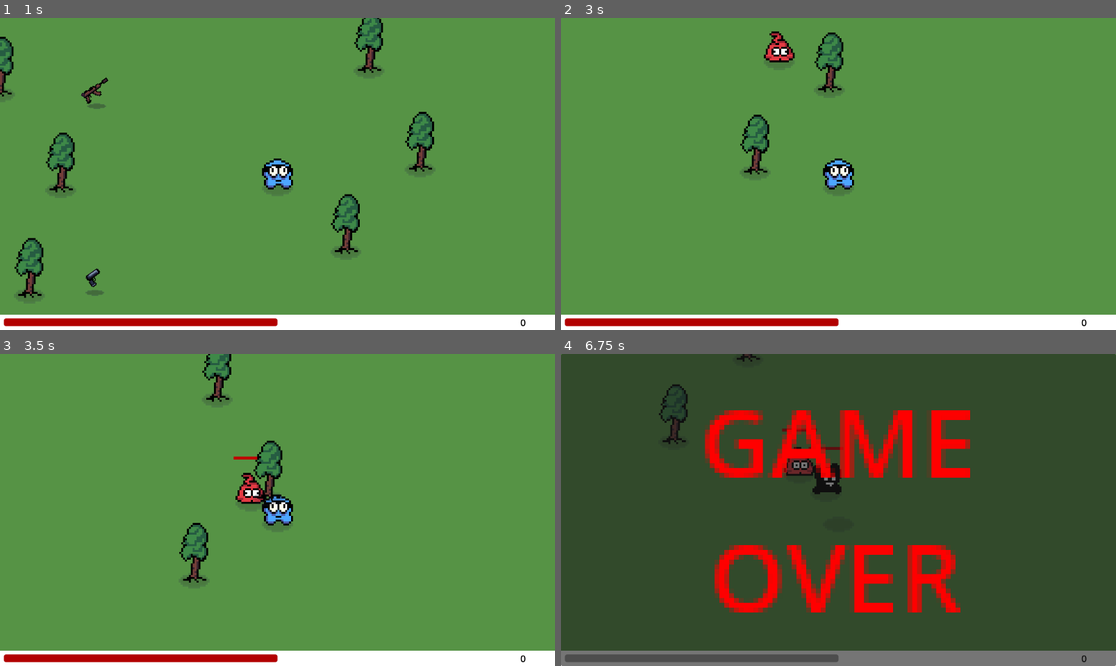
Above: before the commit, frames 1-4 (two rows, left to right).
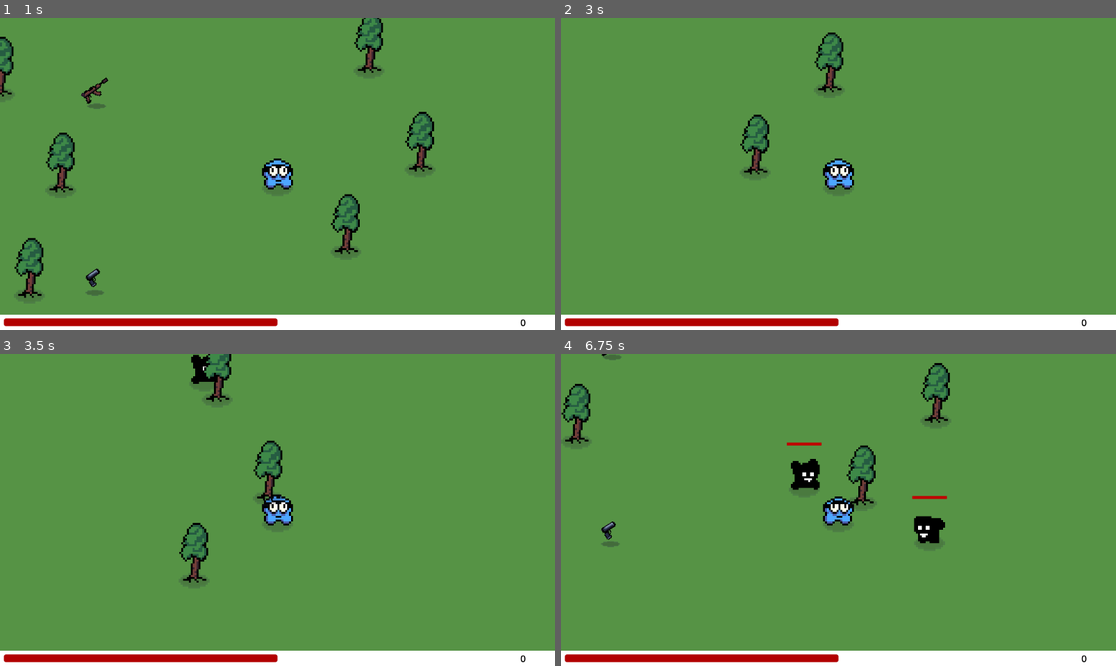
Above: after the commit, the same moments.

Repository: MicCode/zbra-survivors
Game: Godot game, scene res://game.tscn
Two runs of this game, one before a commit and one after it. Both use one fixed random seed, a clock stepped at 60 frames per second and the inputs below.
Inputs (mouse positions are in pixels of both pictures, inside the frame that each line leads up to):
- Up to frame 1 (1 s): move the mouse to (399, 158) at 0.52 s; hold D (move_right) from 0.53 s (still down); hold E (grab) from 0.53 s (still down)
- Up to frame 2 (3 s): move the mouse to (727, 189) at 1.27 s; release D (move_right) at 1.28 s; release E (grab) at 1.28 s; hold S (move_down) 1.28-2.03 s; click (727, 189) at 1.35 s; tap E (grab) at 1.55, 2.85 s; move the mouse to (894, 105) at 2.02 s; hold D (move_right) 2.03-2.78 s; hold E (grab) 2.03-2.78 s; move the mouse to (810, 236) at 2.77 s; hold W (move_up) from 2.78 s (still down)
- Up to frame 3 (3.5 s): keep holding W (move_up)
- Up to frame 4 (6.75 s): move the mouse to (1005, 556) at 3.52 s; release W (move_up) at 3.53 s; press the mouse at (1005, 556) at 3.53 s; hold A (move_left) 3.53-5.03 s; tap E (grab) at 3.8, 4.35, 6.05 s; move the mouse to (672, 463) at 4.27 s; release the mouse at (672, 463) at 4.28 s; move the mouse to (866, 510) at 5.02 s; hold S (move_down) 5.03-5.78 s; hold E (grab) 5.03-5.78 s; move the mouse to (755, 432) at 5.77 s; hold D (move_right) 5.78-6.53 s; click (755, 432) at 5.85 s; move the mouse to (960, 494) at 6.52 s; hold W (move_up) from 6.53 s (still down); hold E (grab) from 6.53 s (still down)

Frame 1 is identical in both runs. In frame 2, 0.4% of the frame differs, in the area x 36-43%, y 4-17%; in frame 3, 0.8%; in frame 4, 99%, in the area x 0-100%, y 0-100%.

Commit message:
feat: put statistics stuff in global services

Diff:
--- a/components/healthbar/HealthComponent.gd
+++ b/components/healthbar/HealthComponent.gd
@@ -7,6 +7,9 @@
 
 func _ready():
 	current_health = max_health
+	update_display()
+
+func update_display():
 	%Bar.max_value = max_health
 	%Bar.value = current_health
 	if visible_bar:
@@ -19,4 +22,4 @@
 	%Bar.value = current_health
 
 	if current_health <= 0:
-		emit_signal("depleted")
+		depleted.emit()
--- a/entities/ennemies/Ennemy.gd
+++ b/entities/ennemies/Ennemy.gd
@@ -3,23 +3,24 @@
 
 signal dead
 
-@export var health: float = 3.0
-@export var speed: float = 200.0
 @export var chase_player = true
 @onready var player = get_node("/root/Game/Player")
 
 var is_dead = false
 var sprite_reversed = false
+var stats: EnnemyStats
 
 func _ready():
+	stats = EnnemiesService.get_ennemy_stats(self)
 	%Sprite.connect("animation_finished", _on_animation_finished)
-	%Health.max_health = health
-	%Health.current_health = health
+	%Health.max_health = stats.max_health
+	%Health.current_health = stats.health
+	%Health.update_display()
 
 func _physics_process(_delta):
 	if !is_dead && chase_player && player != null:
 		var direction_to_player = global_position.direction_to(player.global_position)
-		velocity = direction_to_player * speed
+		velocity = direction_to_player * stats.speed
 		move_and_slide()
 		%Sprite.flip_h = !sprite_reversed && direction_to_player.x < 0 || sprite_reversed && direction_to_player.x >= 0
 
--- /dev/null
+++ b/entities/ennemies/ennemy_stats.gd
@@ -0,0 +1,12 @@
+class_name EnnemyStats
+
+var max_health: float = 3.0
+var health: float = 3.0
+var speed: float = 200.0
+
+static func create(_health: float, _speed: float) -> EnnemyStats:
+    var instance = EnnemyStats.new()
+    instance.max_health = _health
+    instance.health = _health
+    instance.speed = _speed
+    return instance
--- a/entities/equipments/guns/gun.gd
+++ b/entities/equipments/guns/gun.gd
@@ -6,7 +6,7 @@
 var gun_stats: GunStats
 
 func _ready():
-	gun_stats = EquipmentStats.get_gun_stats(self)
+	gun_stats = EquipmentService.get_gun_stats(self)
 	%AutoFireRange.shape.radius = gun_stats.fire_range
 
 func _process(_delta):
--- a/entities/player/player.gd
+++ b/entities/player/player.gd
@@ -59,12 +59,12 @@
 		return
 
 	if equiped_gun:
-		var collectible_to_drop = LootTable.to_collectible(equiped_gun)
+		var collectible_to_drop = LootService.to_collectible(equiped_gun)
 		collectible_to_drop.global_position = global_position
 		get_node("/root").add_child(collectible_to_drop)
 		equiped_gun.queue_free()
 
-	var new_gun = LootTable.to_equipment(collectible)
+	var new_gun = LootService.to_equipment(collectible)
 	equiped_gun = new_gun
 	add_child(equiped_gun)
 	block_pickup()
--- a/game.gd
+++ b/game.gd
@@ -9,7 +9,7 @@
 	update_ui()
 
 func spawn_ennemy():
-	var new_ennemy = EnnemySpawner.spawn()
+	var new_ennemy = EnnemiesService.spawn()
 	if new_ennemy:
 		%SpawnPoint.progress_ratio = randf()
 		new_ennemy.global_position = %SpawnPoint.global_position
--- a/globals/player_item.gd
+++ b/globals/classes/player_item.gd
@@ -1,4 +1,3 @@
-extends Node
 class_name PlayerItem
 
 var collectible: Collectible
--- /dev/null
+++ b/globals/ennemies_service.gd
@@ -0,0 +1,19 @@
+extends Node
+
+func spawn() -> Ennemy:
+	var rnd = randi_range(0, 1)
+	match rnd:
+		0:
+			return preload("res://entities/ennemies/Mob1/Mob1.tscn").instantiate()
+		1:
+			return preload("res://entities/ennemies/Mob2/Mob2.tscn").instantiate()
+
+	return null
+
+func get_ennemy_stats(ennemy: Ennemy) -> EnnemyStats:
+	if ennemy is Mob1:
+		return EnnemyStats.create(3.0, 200.0)
+	elif ennemy is Mob2:
+		return EnnemyStats.create(4.0, 175.0)
+	else:
+		return EnnemyStats.create(1.0, 200.0)
--- a/globals/ennemy_spawner.gd
+++ /dev/null
@@ -1,11 +0,0 @@
-extends Node
-
-func spawn() -> Ennemy:
-    var rnd = randi_range(0, 1)
-    match rnd:
-        0:
-            return preload("res://entities/ennemies/Mob1/Mob1.tscn").instantiate()
-        1:
-            return preload("res://entities/ennemies/Mob2/Mob2.tscn").instantiate()
-
-    return null
--- a/project.godot
+++ b/project.godot
@@ -19,9 +19,9 @@
 
 [autoload]
 
-LootTable="*res://globals/loot_table.gd"
-EnnemySpawner="*res://globals/ennemy_spawner.gd"
-EquipmentStats="*res://globals/equipment_stats.gd"
+EnnemiesService="*res://globals/ennemies_service.gd"
+LootService="*res://globals/loot_service.gd"
+EquipmentService="*res://globals/equipment_service.gd"
 
 [input]
 
Renamed: globals/equipment_stats.gd -> globals/equipment_service.gd
Renamed: globals/loot_table.gd -> globals/loot_service.gd
Not shown, changed: .gitignore
